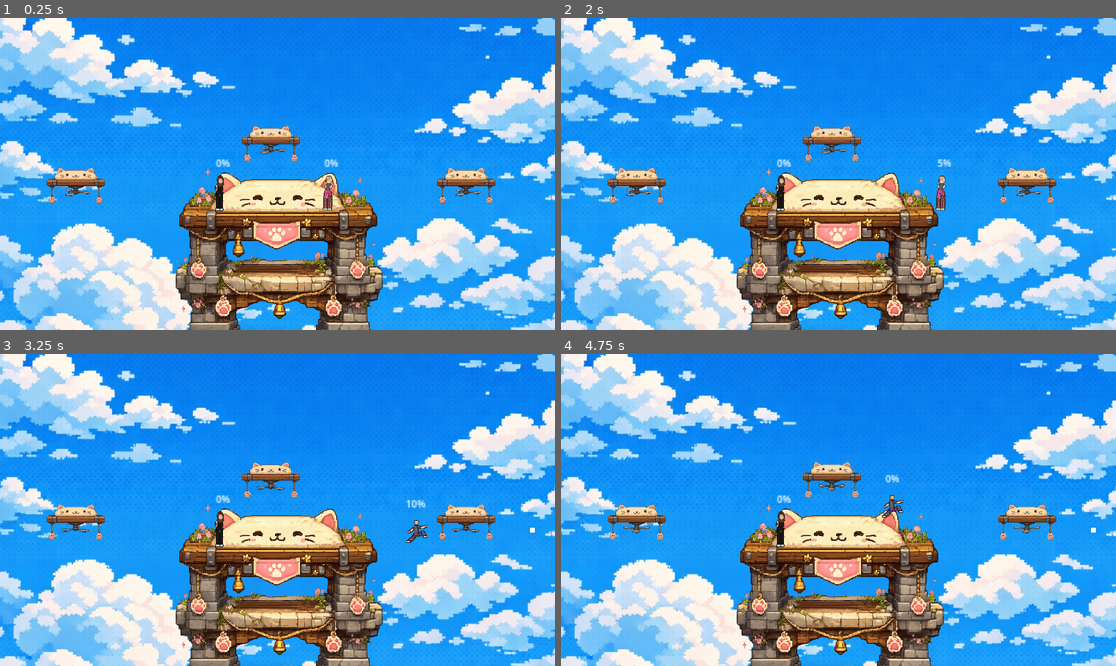
Above: before the commit, frames 1-4 (two rows, left to right).
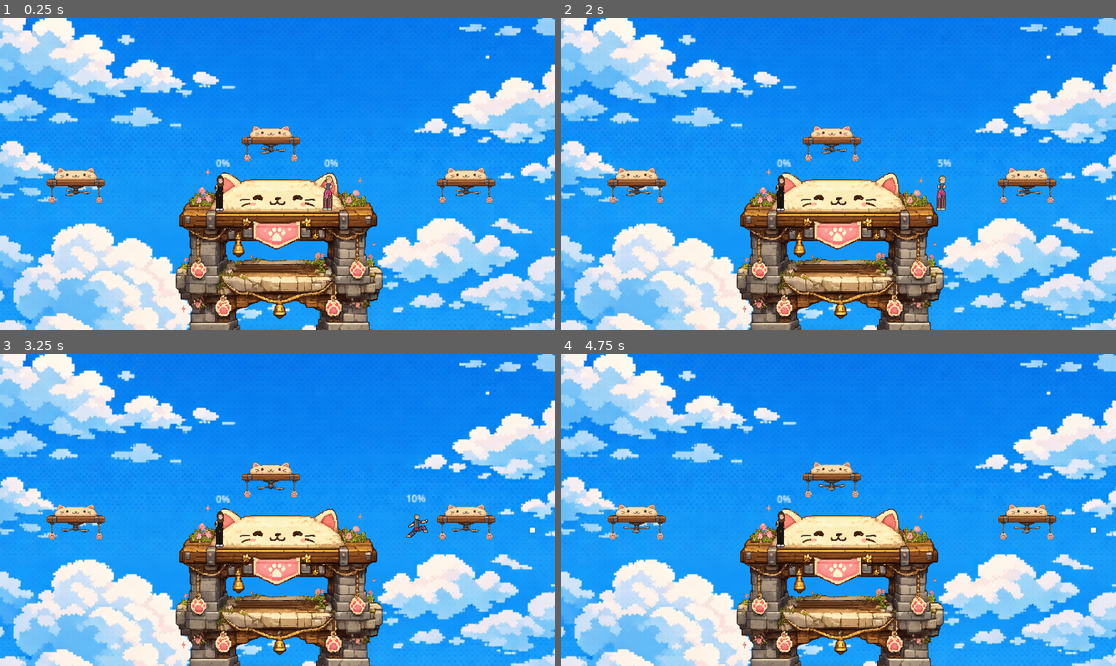
Above: after the commit, the same moments.

Repository: ekerot68-beep/Super-Smash-INDA
Game: Godot game, scene res://scenes/game.tscn
Same seed, same stepped clock (60 frames per second), same inputs: the game is played once before the commit and once after it.
Inputs:
- Up to frame 1 (0.25 s): no input
- Up to frame 2 (2 s): hold Right from 0.53 s (still down); tap Shift at 0.6 s; tap Space at 0.77, 1.52 s; tap C at 1.35 s
- Up to frame 3 (3.25 s): release Right at 2.03 s; hold Left 2.03-2.78 s; tap Shift at 2.1 s; hold Right from 2.78 s (still down); tap C at 2.85 s; tap Space at 3.02 s
- Up to frame 4 (4.75 s): tap Shift at 3.6 s; tap Space at 3.77, 4.52 s; release Right at 4.28 s; hold Left from 4.28 s (still down); tap C at 4.35 s

The runs differ from the first frame. In frame 2, 0.1% of the frame differs, in the area x 67-71%, y 45-62%; in frame 3, 0.3%, in the area x 73-78%, y 44-61%; in frame 4, 0.2%.

Commit message:
add lower gravity and fast fall

Diff:
--- a/scenes/game.tscn
+++ b/scenes/game.tscn
@@ -24,6 +24,7 @@
 left_key = 76
 right_key = 39
 jump_key = 80
+down_key = 59
 attack_key = 44
 ranged_attack_key = 77
 shield_key = 46
@@ -33,8 +34,8 @@
 left_key = 65
 right_key = 68
 jump_key = 87
+down_key = 83
 attack_key = 32
-ranged_attack_key = 67
 shield_key = 88
 character_id = 2
 
--- a/scripts/player.gd
+++ b/scripts/player.gd
@@ -15,8 +15,10 @@
 @export var player_color: Color = Color(1, 1, 1, 1)  # Modulate (white = no tint).
 
 # Movement tuning
-const SPEED := 120.0
-const JUMP_VELOCITY := -250.0
+const GRAVITY_SCALE := 0.7
+const SPEED := 110.0
+const JUMP_VELOCITY := -200.0
+const FAST_FALL_SPEED := 250
 const MAX_JUMPS := 2               # 1 ground jump + 1 air jump (Smash-style double jump)
 
 # Combat tuning
@@ -143,7 +145,10 @@
 
 	# Gravity
 	if not is_on_floor():
-		velocity += get_gravity() * delta
+		velocity += get_gravity() * GRAVITY_SCALE * delta
+
+		if down_key != KEY_NONE and Input.is_physical_key_pressed(down_key) and velocity.y < FAST_FALL_SPEED:
+			velocity.y = FAST_FALL_SPEED
 
 	# Jump — supports double jump and hold-to-jump-on-land. Blocked during knockback.
 	var jump_held: bool = Input.is_physical_key_pressed(jump_key)
Not shown: 1 places in scenes/game.tscn that only renumber resources
